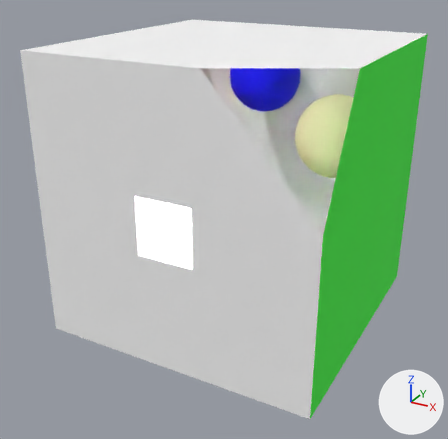
Renders of the OBJ model data/cornell_box2.obj from each side of a commit.
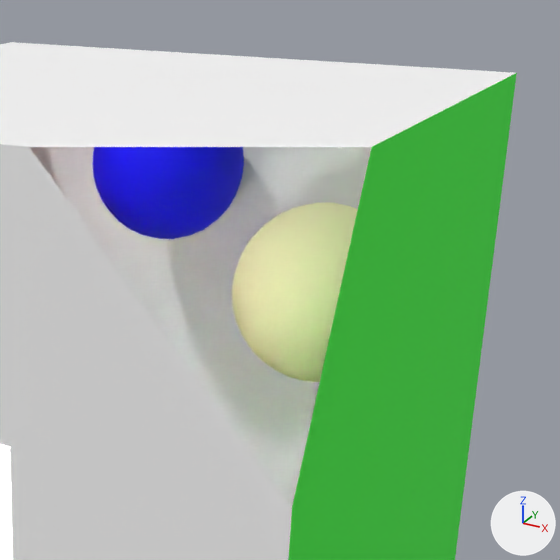
Each version is shown whole from a 50 mm lens placed at (489.0, -1200.0, 394.0), pointed at (-13.0, -288.0, -62.0), then close up on the part from 42% to 100% of the width and 0% to 59% of the height. Arrows for +X, +Y and +Z are at lower right; the lights stay in place. Everything nearer to the camera than a plane just in front of the edit is cut away. Where no turn or scale is listed for an object, it has been applied to the vertices.
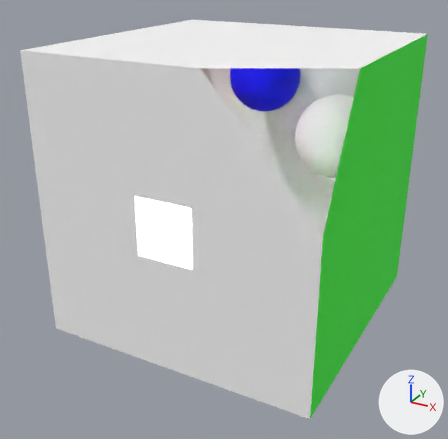
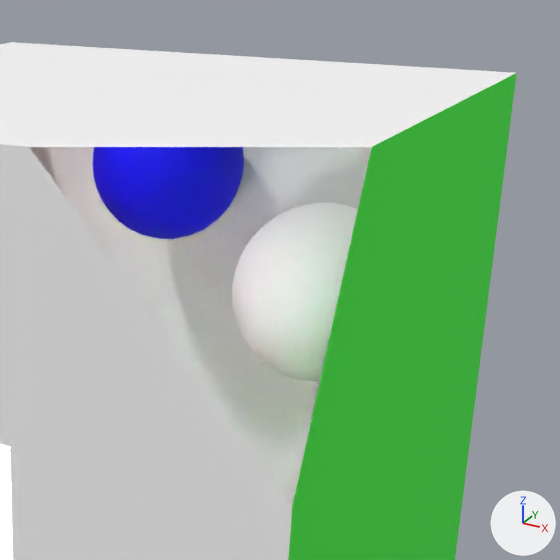
Pixel boxes [x1, y1, x2, y2] of what changed, in the close-ups (560 x 560 px):
```json
{"object": "Sphere002", "change": "recoloured", "before": [232, 203, 358, 382], "after": [232, 203, 358, 382], "on screen": "beige to white"}
```

Scene script edits in JSON lines:
```json
{"block": "me_sphere002", "where": "me_sphere002.from_pydata(...)  # 482 vertices, 960 faces; spans x 40.0..200.0, y -160.0..0.0, z -20.0..140.0"}
{"op": "remove", "block": "me_sphere002", "code": "me_sphere002.materials.append(mat_gold_phong)  # beige #f3f3bc"}
{"op": "add", "block": "me_sphere002", "code": "me_sphere002.materials.append(mat_white_lambert)  # white #f9f9f9"}
```
